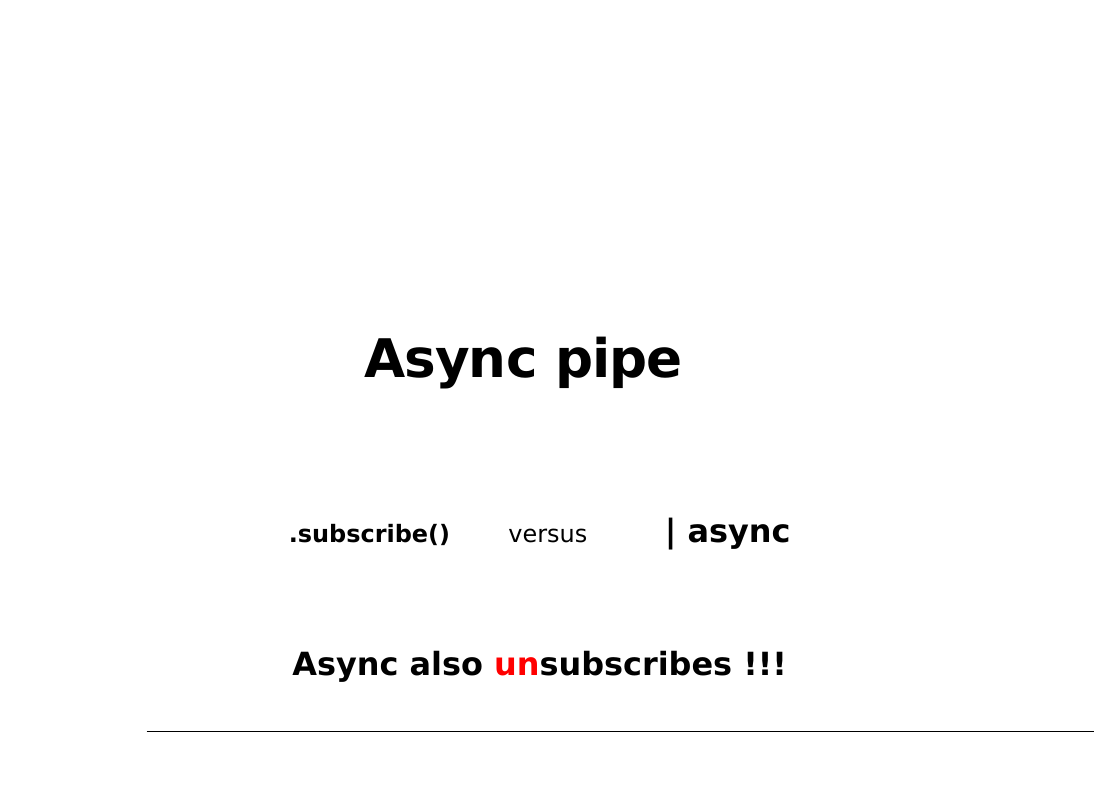
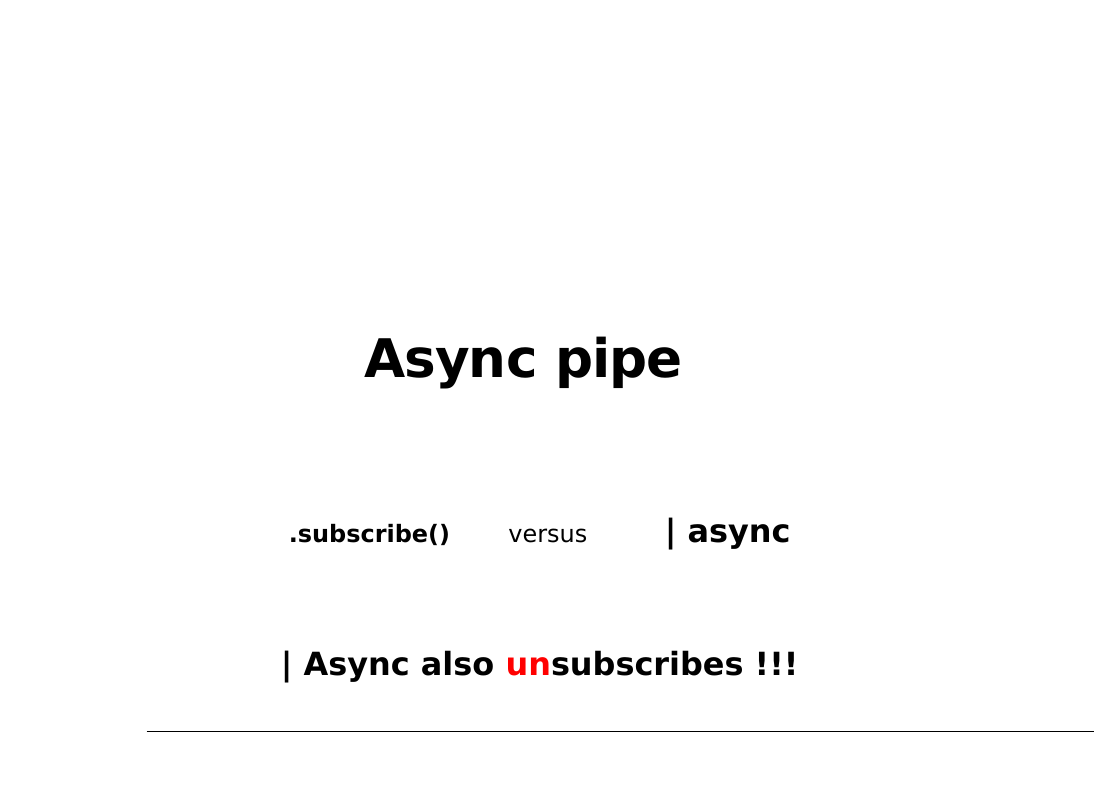
Before and after one commit to petereijgermans11/workshop-angular10, a slide deck: slide 42 of PPT/03- Angular Service.pptx. Drawn at 1120x792 pixels with LibreOffice and Linux fonts; fonts in the diff are those of the drawing. Boxes give left, top, right and bottom in pixels: in the first picture for what was removed or moved away, otherwise in the second. Text is boxed around its words. In the diff, an @@ line names an element or a change of style, - is before the commit and + after.

```diff
--- a/PPT/03- Angular Service.pptx
+++ b/PPT/03- Angular Service.pptx
@@ text at <box>304,650,744,682</box>: text changed @@
-Async also unsubscribes !!!
+| Async also unsubscribes !!!
```
Also in this commit, not shown: 44 other files.
